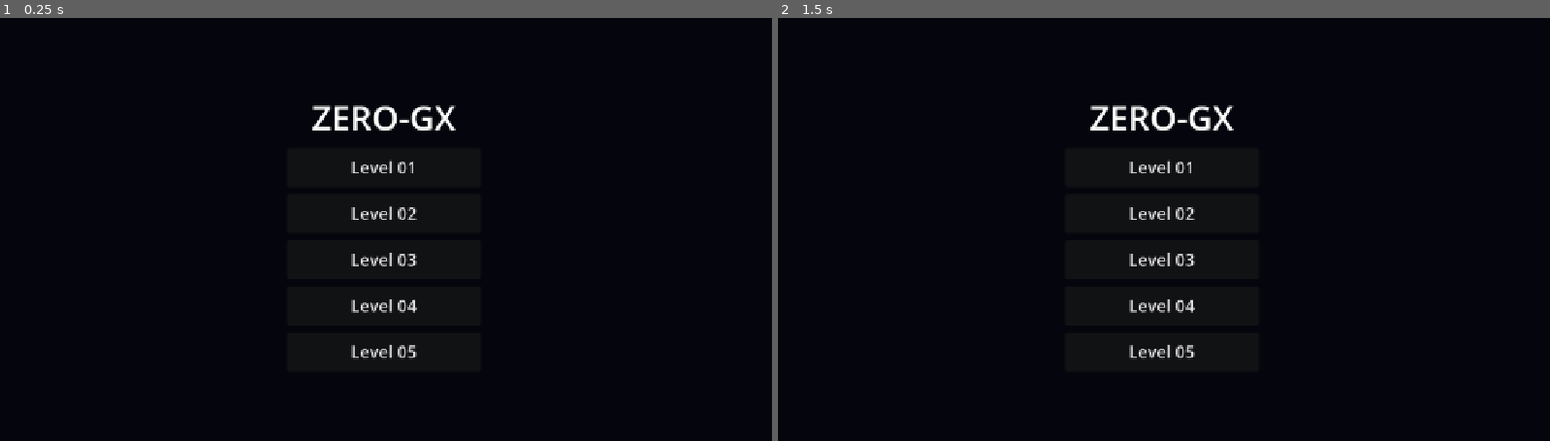
Above: before the commit, frames 1-2 (left to right).
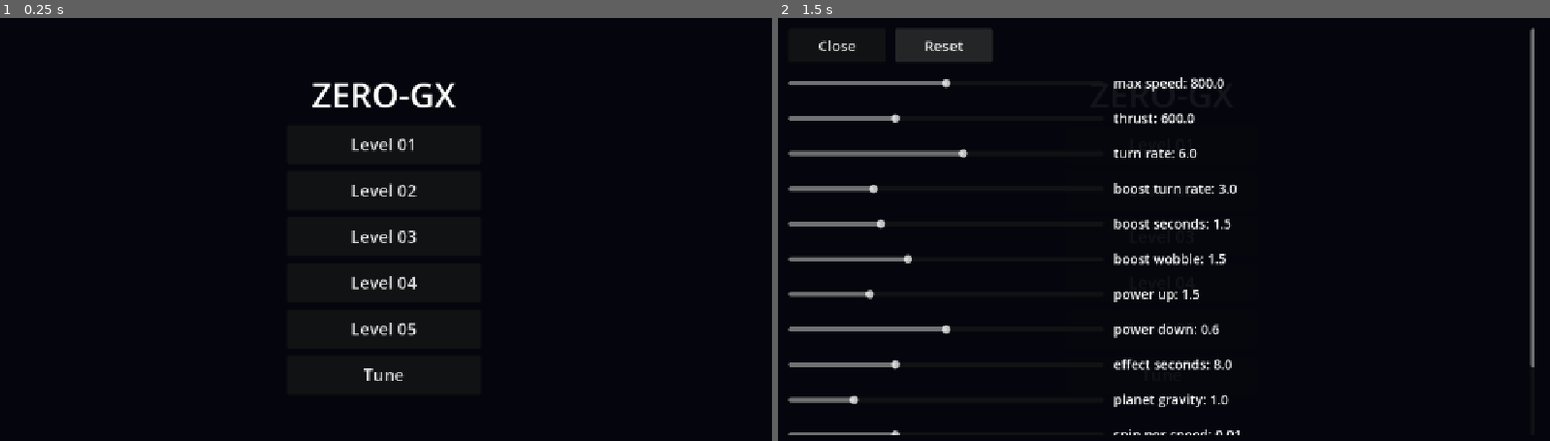
Above: after the commit, the same moments.

Repository: BRAITG/zero-gx
Game: Godot game, scene res://scenes/main.tscn
The game is run twice, just before and just after one commit, with the same random seed, the same clock (stepped at 60 frames per second) and the same inputs.
Inputs (mouse positions are in pixels of both pictures, inside the frame that each line leads up to):
- Up to frame 1 (0.25 s): no input
- Up to frame 2 (1.5 s): click (1164, 373) at 0.5 s, where only the run after the commit has a clickable "Tune"; click (940, 47) at 1.25 s, where only the run after the commit has a clickable "Reset"

The runs differ from the first frame. In frame 1, 2.5% of the frame differs, in the area x 40-60%, y 15-86%; in frame 2, 6.7%, in the area x 1-98%, y 2-99%.

Commit message:
feat: in-game tuning panel

Diff:
--- a/scenes/hud.gd
+++ b/scenes/hud.gd
@@ -27,6 +27,7 @@
 	top.add_child(spacer)
 	restart_button = _button(top, "Restart", retry_requested.emit)
 	_button(top, "Menu", menu_requested.emit)
+	_button(top, "Tune", func(): TuningPanel.open(self))
 	_effect = Label.new()
 	_effect.position = Vector2(16, 64)
 	_effect.add_theme_font_size_override("font_size", 24)
--- a/scenes/main.gd
+++ b/scenes/main.gd
@@ -23,6 +23,13 @@
 		button.pressed.connect(Sfx.play.bind("tap"))
 		button.pressed.connect(func(): get_tree().change_scene_to_file("res://levels/" + file))
 		column.add_child(button)
+	var tune := Button.new()
+	tune.text = "Tune"
+	tune.custom_minimum_size = Vector2(320, 64)
+	tune.add_theme_font_size_override("font_size", 28)
+	tune.pressed.connect(Sfx.play.bind("tap"))
+	tune.pressed.connect(func(): TuningPanel.open(self))
+	column.add_child(tune)
 	column.reset_size()
 	column.set_anchors_and_offsets_preset(Control.PRESET_CENTER)
 
--- /dev/null
+++ b/scenes/tuning_panel.gd
@@ -0,0 +1,95 @@
+class_name TuningPanel
+extends Control
+## Full-screen slider panel over `Tuning`. Pauses the game while open and swallows every touch.
+
+const FONT_SIZE := 22
+const SLIDER_WIDTH := 520.0
+
+var _labels := {}
+var _sliders := {}
+
+
+## Shows the panel on its own top canvas layer under `parent` and pauses the tree.
+static func open(parent: Node) -> TuningPanel:
+	var layer := CanvasLayer.new()
+	layer.layer = 10
+	layer.process_mode = Node.PROCESS_MODE_ALWAYS
+	var panel := TuningPanel.new()
+	layer.add_child(panel)
+	parent.add_child(layer)
+	parent.get_tree().paused = true
+	return panel
+
+
+func close() -> void:
+	get_tree().paused = false
+	get_parent().queue_free()
+
+
+func _ready() -> void:
+	set_anchors_and_offsets_preset(Control.PRESET_FULL_RECT)
+	mouse_filter = Control.MOUSE_FILTER_STOP
+	var backdrop := ColorRect.new()
+	backdrop.color = Color(0.02, 0.025, 0.05, 0.94)
+	backdrop.mouse_filter = Control.MOUSE_FILTER_IGNORE
+	backdrop.set_anchors_and_offsets_preset(Control.PRESET_FULL_RECT)
+	add_child(backdrop)
+	var scroll := ScrollContainer.new()
+	scroll.set_anchors_and_offsets_preset(Control.PRESET_FULL_RECT, Control.PRESET_MODE_MINSIZE, 24)
+	scroll.horizontal_scroll_mode = ScrollContainer.SCROLL_MODE_DISABLED
+	add_child(scroll)
+	var rows := VBoxContainer.new()
+	rows.size_flags_horizontal = Control.SIZE_EXPAND_FILL
+	rows.add_theme_constant_override("separation", 10)
+	scroll.add_child(rows)
+	var buttons := HBoxContainer.new()
+	buttons.add_theme_constant_override("separation", 16)
+	rows.add_child(buttons)
+	_button(buttons, "Close", close)
+	_button(buttons, "Reset", _reset)
+	for key: String in Tuning.RANGES:
+		var bounds: Array = Tuning.RANGES[key]
+		var row := HBoxContainer.new()
+		row.add_theme_constant_override("separation", 16)
+		rows.add_child(row)
+		var slider := HSlider.new()
+		slider.name = key
+		slider.min_value = bounds[0]
+		slider.max_value = bounds[1]
+		slider.step = bounds[2]
+		slider.value = Tuning.get(key)
+		slider.custom_minimum_size = Vector2(SLIDER_WIDTH, 48)
+		slider.value_changed.connect(_on_slider.bind(key))
+		row.add_child(slider)
+		var label := Label.new()
+		label.add_theme_font_size_override("font_size", FONT_SIZE)
+		row.add_child(label)
+		_sliders[key] = slider
+		_labels[key] = label
+		_show(key)
+
+
+func _on_slider(value: float, key: String) -> void:
+	Tuning.set_value(key, value)
+	_show(key)
+
+
+func _show(key: String) -> void:
+	_labels[key].text = "%s: %s" % [key.replace("_", " "), snappedf(Tuning.get(key), 0.0001)]
+
+
+func _reset() -> void:
+	Tuning.reset()
+	for key: String in _sliders:
+		_sliders[key].set_value_no_signal(Tuning.get(key))
+		_show(key)
+
+
+func _button(parent: Control, text: String, action: Callable) -> void:
+	var button := Button.new()
+	button.text = text
+	button.custom_minimum_size = Vector2(160, 56)
+	button.add_theme_font_size_override("font_size", 24)
+	button.pressed.connect(Sfx.play.bind("tap"))
+	button.pressed.connect(action)
+	parent.add_child(button)
--- a/scripts/sfx.gd
+++ b/scripts/sfx.gd
@@ -15,6 +15,7 @@
 
 
 func _ready() -> void:
+	process_mode = Node.PROCESS_MODE_ALWAYS  # taps on the tuning panel play while the game is paused
 	_rng.seed = 1
 	_streams.impact = _wav(_render(0.25, 2000.0, func(t: float, n: float) -> float:
 		return n * exp(-t * 25.0) + 0.6 * sin(TAU * 80.0 * t) * exp(-t * 12.0)))
--- a/tests/test_flow.gd
+++ b/tests/test_flow.gd
@@ -53,5 +53,5 @@
 	var main: Control = load("res://scenes/main.tscn").instantiate()
 	world.add_child(main)
 	var levels := Array(ResourceLoader.list_directory("res://levels/")).filter(func(f: String): return f.ends_with(".tscn"))
-	var buttons := main.find_children("*", "Button", true, false)
+	var buttons := main.find_children("*", "Button", true, false).filter(func(b: Button): return b.text.begins_with("Level"))
 	check(buttons.size() == levels.size(), "%d buttons for %d levels" % [buttons.size(), levels.size()])
--- a/tests/test_tuning.gd
+++ b/tests/test_tuning.gd
@@ -28,3 +28,40 @@
 		last = speed
 	check(worst <= 400.0 / 60.0 + 0.5, "speed dropped %f in one step" % worst)
 	check(absf(last - Tuning.max_speed) <= 1.0, "speed %f after 2 s, expected %f" % [last, Tuning.max_speed])
+
+
+func test_slider_sets_tuning() -> void:
+	var panel := TuningPanel.open(world)
+	var slider: HSlider = panel.find_child("turn_rate", true, false)
+	slider.value = 3.0
+	check(Tuning.turn_rate == 3.0, "turn_rate %f after moving its slider to 3" % Tuning.turn_rate)
+	panel.close()
+
+
+func test_panel_blocks_touch() -> void:
+	var level := Node2D.new()
+	level.set_script(load("res://scenes/level.gd"))
+	var ship: Ship = load(SHIP).instantiate()
+	level.add_child(ship)
+	level.add_child(load("res://scenes/goal.tscn").instantiate())
+	world.add_child(level)
+	await frames(2)
+	var centre := tree.root.get_visible_rect().size / 2.0
+	press(centre, true)
+	check(ship.thrusting, "control: a touch without the panel should thrust")
+	press(centre, false)
+	var panel := TuningPanel.open(world)
+	check(tree.paused, "opening the panel must pause the game")
+	press(centre, true)
+	check(not ship.thrusting, "a touch on the panel reached the ship")
+	press(centre, false)
+	panel.close()
+	check(not tree.paused, "closing the panel must unpause")
+
+
+func press(at: Vector2, down: bool) -> void:
+	var event := InputEventMouseButton.new()
+	event.button_index = MOUSE_BUTTON_LEFT
+	event.pressed = down
+	event.position = at
+	tree.root.push_input(event)
Not shown, added: scenes/tuning_panel.gd.uid
